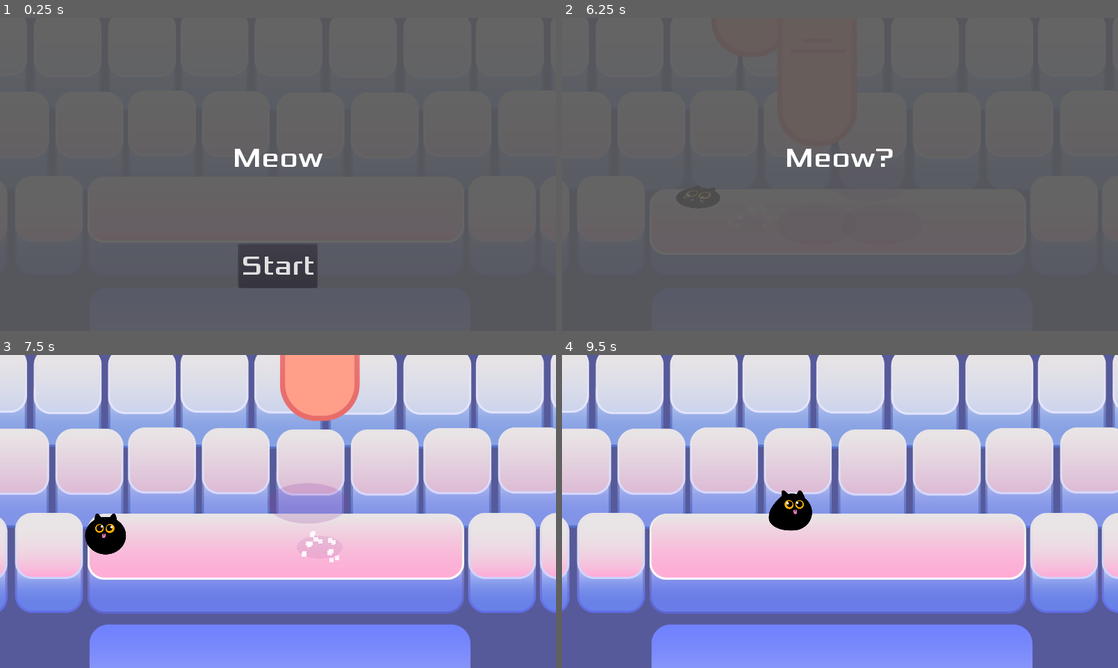
Above: before the commit, frames 1-4 (two rows, left to right).
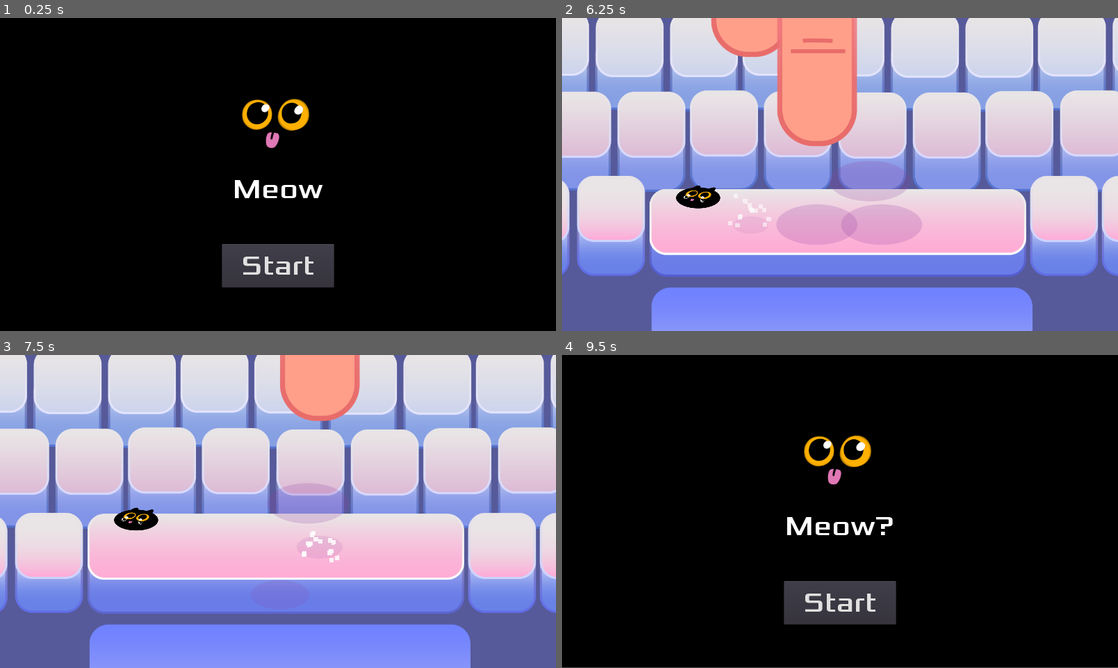
Above: after the commit, the same moments.

Repository: gameraccoon/ludum-dare-54-v2
Game: Godot game, scene res://Main.tscn
Same seed, same stepped clock (60 frames per second), same inputs: the game is played once before the commit and once after it.
Inputs (mouse positions are in pixels of both pictures, inside the frame that each line leads up to):
- Up to frame 1 (0.25 s): no input
- Up to frame 2 (6.25 s): click "Start" at 0.5 s; tap Enter (start_game) at 1.25, 2.75, 3.6 s; move the mouse to (962, 158) at 1.27 s; hold Right (move_right) 1.28-2.03 s; hold Space (space) 1.28-2.03 s; click (962, 158) at 1.42 s; move the mouse to (728, 190) at 2.02 s; hold Down (move_down) 2.03-2.78 s; tap Shift (Dash) at 2.1, 5.1 s; tap Space (space) at 2.3, 3.8, 5.3 s; move the mouse to (895, 105) at 2.77 s; hold Right (move_right) 2.78-3.53 s; hold Space (space) 2.78-3.53 s; move the mouse to (812, 237) at 3.52 s; hold Up (move_up) 3.53-4.28 s; click (812, 237) at 3.67 s; move the mouse to (1006, 221) at 4.27 s; hold Space (space) 4.28-5.03 s; hold Left (move_left) 4.28-5.78 s; move the mouse to (673, 127) at 5.02 s; move the mouse to (867, 174) at 5.77 s; hold Down (move_down) from 5.78 s (still down); hold Space (space) from 5.78 s (still down); click (867, 174) at 5.92 s
- Up to frame 3 (7.5 s): move the mouse to (194, 433) at 6.52 s; release Down (move_down) at 6.53 s; release Space (space) at 6.53 s; hold Right (move_right) 6.53-7.25 s; tap Enter (start_game) at 6.6 s; tap Space (space) at 6.8 s; click (278, 602) at 7.25 s, where only the run before the commit has a clickable "Start"
- Up to frame 4 (9.5 s): move the mouse to (962, 495) at 8.02 s; hold Up (move_up) 8.03-8.78 s; hold Space (space) 8.03-8.78 s; move the mouse to (728, 527) at 8.77 s; hold Right (move_right) from 8.78 s (still down); tap Shift (Dash) at 8.85 s; click (728, 527) at 8.92 s; tap Space (space) at 9.05 s

The runs differ from the first frame. In frame 1, 98% of the frame differs, in the area x 0-100%, y 0-100%; in frame 2, 100%; in frame 3, 1.1%; in frame 4, 99%.

Commit message:
Added menu art

Diff:
--- a/HUD.tscn
+++ b/HUD.tscn
@@ -24,10 +24,11 @@
 anchor_top = 0.5
 anchor_right = 1.0
 anchor_bottom = 0.5
-margin_top = -79.5
-margin_bottom = 79.5
+margin_top = -6.5
+margin_bottom = 152.5
 custom_fonts/font = SubResource( 1 )
-text = "Meow"
+text = "Meow
+"
 align = 1
 
 [node name="StartButton" type="Button" parent="."]
@@ -35,9 +36,9 @@
 anchor_top = 1.0
 anchor_right = 0.5
 anchor_bottom = 1.0
-margin_left = -90.0
+margin_left = -129.0
 margin_top = -200.0
-margin_right = 90.0
+margin_right = 129.0
 margin_bottom = -100.0
 custom_fonts/font = SubResource( 2 )
 shortcut = SubResource( 4 )
--- a/Main.tscn
+++ b/Main.tscn
@@ -12,6 +12,7 @@
 [ext_resource path="res://art/space_released.png" type="Texture" id=10]
 [ext_resource path="res://sounds/space_press.mp3" type="AudioStream" id=11]
 [ext_resource path="res://sounds/game_play_music.mp3" type="AudioStream" id=12]
+[ext_resource path="res://art/menu.png" type="Texture" id=13]
 
 [node name="Main" type="Node"]
 script = ExtResource( 1 )
@@ -48,10 +49,9 @@
 
 [node name="Player" parent="YSort" instance=ExtResource( 3 )]
 
-[node name="ColorRect" type="ColorRect" parent="."]
-anchor_right = 1.0
-anchor_bottom = 1.0
-color = Color( 0.337255, 0.337255, 0.337255, 0.898039 )
+[node name="ColorRect" type="Sprite" parent="."]
+position = Vector2( 640, 360 )
+texture = ExtResource( 13 )
 
 [node name="HUD" parent="." instance=ExtResource( 4 )]
 
@@ -76,6 +76,7 @@
 one_shot = true
 
 [node name="DelayTimer" type="Timer" parent="."]
+wait_time = 3.0
 one_shot = true
 
 [connection signal="finger_stroke" from="FingerSpawner" to="ShakingCamera" method="_on_FingerSpawner_finger_stroke"]
--- a/Player.gd
+++ b/Player.gd
@@ -40,14 +40,15 @@
 
 	var velocity = Vector2.ZERO # The player's movement vector.
 
-	if Input.is_action_pressed("move_right"):
-		velocity.x += 1
-	if Input.is_action_pressed("move_left"):
-		velocity.x -= 1
-	if Input.is_action_pressed("move_down"):
-		velocity.y += 1
-	if Input.is_action_pressed("move_up"):
-		velocity.y -= 1
+	if !is_dead:
+		if Input.is_action_pressed("move_right"):
+			velocity.x += 1
+		if Input.is_action_pressed("move_left"):
+			velocity.x -= 1
+		if Input.is_action_pressed("move_down"):
+			velocity.y += 1
+		if Input.is_action_pressed("move_up"):
+			velocity.y -= 1
 
 	dash_cooldown_left -= delta
 	if dash_cooldown_left < 0.0:
--- a/project.godot
+++ b/project.godot
@@ -20,7 +20,7 @@
 
 [application]
 
-config/name="Space Cat"
+config/name="Meowspace"
 config/description="Game made for LD54"
 run/main_scene="res://Main.tscn"
 config/icon="res://icon.png"
Not shown: 1 places in Main.tscn that only renumber resources
Binary file added: art/menu.png
Not shown, added: art/menu.png.import
